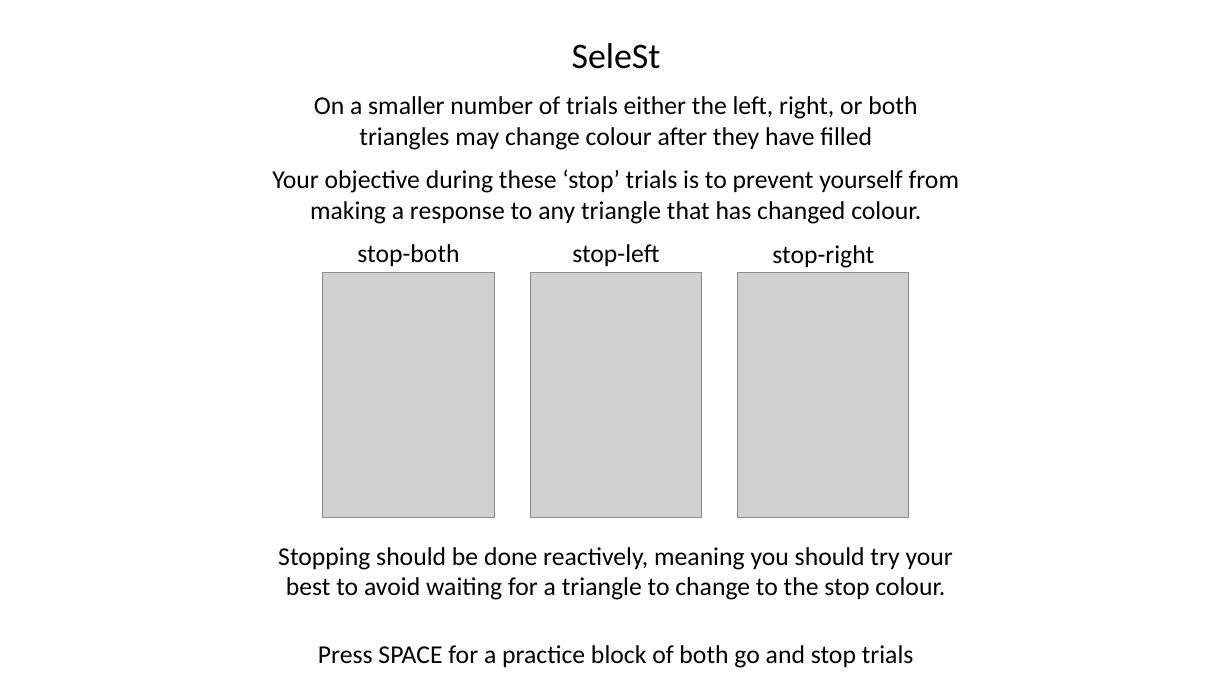
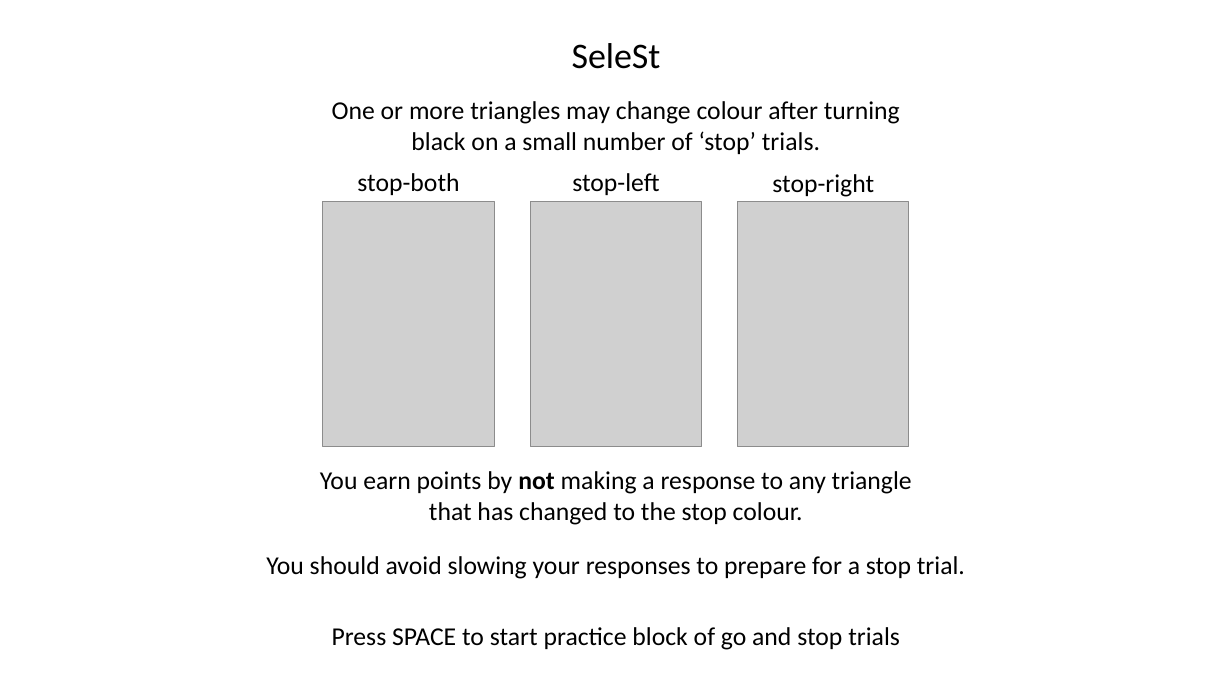
Before and after one commit to coreywadsley/SeleST, a slide deck: slide 6 of instructions/SeleSt_instruction_slides.pptx (slide 7 before the commit). Drawn at 1232x693 pixels with LibreOffice and Linux fonts; fonts in the diff are those of the drawing; grey boxes stand for pictures. Boxes give left, top, right and bottom in pixels: in the first picture for what was removed or moved away, otherwise in the second. Text is boxed around its words. In the diff, an @@ line names an element or a change of style, - is before the commit and + after.

```diff
--- a/instructions/SeleSt_instruction_slides.pptx
+++ b/instructions/SeleSt_instruction_slides.pptx
@@ text at box(332, 101, 900, 154): text changed @@
-On a smaller number of trials either the left, right, or both triangles may change colour after they have filled
+One or more triangles may change colour after turning black on a small number of ‘stop’ trials.
@@ text removed at box(272, 169, 959, 224) @@
-Your objective during these ‘stop’ trials is to prevent yourself from making a response to any triangle that has changed colour.
@@ 3 texts, 3 pictures: place and size @@
-3 texts, 3 pictures at box(323, 244, 909, 518)
+3 texts, 3 pictures at box(323, 173, 909, 446)
@@ text added at box(320, 471, 912, 525), 20 pt, text #000000 @@
+You earn points by not making a response to any triangle that has changed to the stop colour.
@@ text at box(266, 556, 965, 579): text changed @@
-Stopping should be done reactively, meaning you should try your best to avoid waiting for a triangle to change to the stop colour.
+You should avoid slowing your responses to prepare for a stop trial.
@@ text at box(332, 627, 900, 650): text changed @@
-Press SPACE for a practice block of both go and stop trials
+Press SPACE to start practice block of go and stop trials
```
Also in this commit, not shown: 7 other slides changed, 1 slide removed, 13 other files.
